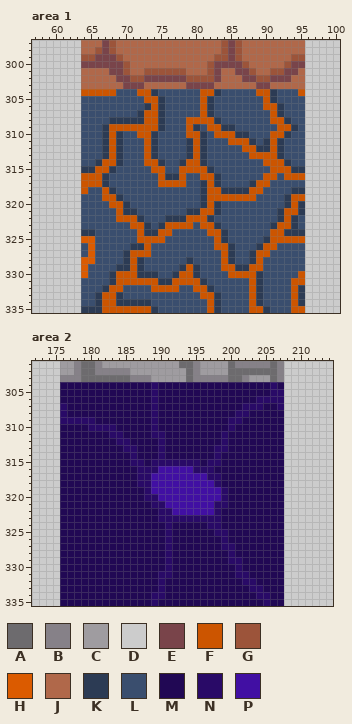
Pixel-art file -- assets/aseprites/ores.aseprite. The picture above is the old version.
320x336 pixels, 1 frame. Colours within 5 levels of each other are drawn and written as one. Shown: area 1: x 57..100, y 297..335; area 2: x 172..214, y 301..335.
Visible layers, top first: "Palett", "BW".
Palette (. is transparent): A #6d6b6e  B #868188  C #9f9ca0  D #cccccc  E #79444a  F #cc5500  G #9c543a  H #db5b00  J #b0684a  K #2c3b54  L #3a4e6e  M #210854  N #290a67  P #410fa3
Pixels before, area 1, first column x 57:
297 DDDDDDDJJJEGJJJJJJJJJJJJJJJGEGJJJJJJJJJDDDDD
298 DDDDDDDJJGEGJJJJJJJJJJJJJJJGEGJJJJJJJJJDDDDD
299 DDDDDDDGGEEEGJJJJJJJJJJJJJGGEGJJJJJJJGGDDDDD
300 DDDDDDDEEEEEEGJJJJJJJJJJJGEEEEGJJJJJGEEDDDDD
301 DDDDDDDJJJJEEGJJGGGGGGJJJGEJJEEGJJGGEEJDDDDD
302 DDDDDDDJJJJJEEGGEEEEEEGGGGEJJJEEGGEEEJJDDDDD
303 DDDDDDDJJJJJJEEEJJJJJJEEEEJJJJJJEEJJJJJDDDDD
304 DDDDDDDFFFFFLLLFFKLLLLLLFFKLLLLLFFKLLLFDDDDD
305 DDDDDDDLLLLLLLLLFFKLLLLLFKLLLLLLLFKLLLLDDDDD
306 DDDDDDDLLLLLLLLLKFKLLLLLFKLLLLLLLFFKLLLDDDDD
307 DDDDDDDLLLLLLLLKFFKLLLLLFKLLLLLLLLFKLLLDDDDD
308 DDDDDDDLLLLKKKKKFFKLLLFFFFKLLLLLLLFFKLLDDDDD
309 DDDDDDDLLLKFFFFFFFKLLLFKLFFKKLLLLLLFFKLDDDDD
310 DDDDDDDLLLKFKLLFFKLLLLFFKLFFFKKLLLFFKLLDDDDD
311 DDDDDDDLLLKFKLLLFKLLLLKFKLLLFFFKLKFKLLLDDDDD
312 DDDDDDDLLLKFKLLLFKLLLLKFKLLLLLFFKKFKLLLDDDDD
313 DDDDDDDLLLKFKLLLFKLLLLKFKLLLLLLFFFFKLLLDDDDD
314 DDDDDDDLLKFFKLLLFFKLLKFFKLLLLLLLLFFFKLLDDDDD
315 DDDDDDDKKFFKLLLLLFFLLFFFFKLLLLLLLLFFFKKDDDDD
316 DDDDDDDFFFKLLLLLLLFKKFLLFFKLLLLLLFFLFFFDDDDD
317 DDDDDDDFFFKLLLLLLLFFFFLLKFKLLLLKFFLLLLLDDDDD
318 DDDDDDDFLLFKLLLLLLLLLLLLKFFKKKKFFLLLLKKDDDDD
319 DDDDDDDLLLFFKLLLLLLLLLLLKFFFFFFFLLLLKFFDDDDD
320 DDDDDDDLLLLFFKLLLLLLLLLLKFKLLLLLLLLLKFKDDDDD
321 DDDDDDDLLLLLFKKLLLLLLLKKFFKLLLLLLLLKFFKDDDDD
322 DDDDDDDLLLLLFFFKLLLKKKFFFKLLLLLLLLLKFKLDDDDD
323 DDDDDDDLLLLLLLFFKLKFFFFLFFKLLLLLLLKFFKLDDDDD
324 DDDDDDDKKLLLLLLFKKFFLLLLLFFKLLLLLLFFKKKDDDDD
325 DDDDDDDHHLLLLLLFFFFLLLLLLLFKLLLLLKFFFFFDDDDD
326 DDDDDDDLHLLLLLKKFLLLLLLLLLFFKLLLKFFLLLLDDDDD
327 DDDDDDDLHLLLLKFFFLLLLLLLLLLFKLLKFFLLLLLDDDDD
328 DDDDDDDHHLLLLKFKLLLLLLKLLLLFKLLKFLLLLLLDDDDD
329 DDDDDDDHLLLLKKFKLLLLLKFKLLLFFKKFFLLLLLLDDDDD
330 DDDDDDDHLLLKFFFKKKLLKFFKLLLLFFFFKLLLLLFDDDDD
331 DDDDDDDLLLLKFFFFFFKKFFFFKLLLLLLFKLLLLFFDDDDD
332 DDDDDDDLLLKFFLLLLFFFFLLFFKLLLLLFKLLLLFKDDDDD
333 DDDDDDDLLKFFKLLLLLLLLLLLFFKLLLLFKLLLLFKDDDDD
334 DDDDDDDLLKFFKKKKKLLLLLLLLFKLLLLFKLLLLFKDDDDD
335 DDDDDDDKKKFFFFFFFKLLLLLLLFKLLLLFFKLLLFFDDDDD
Pixels before, area 2, first column x 172:
301 DDDDCCBAABCCCCCCCCCCCAABCCCCABBBBBABDDDDDDD
302 DDDDCCBAABBBBBCCCCCCCCABCCCCAAAAAAABDDDDDDD
303 DDDDBBBAAAAAAABBBCCCCCABBBBBAABCCCABDDDDDDD
304 DDDDMMMMMMMMMMMMMNMMMMMMMMMMMMMMMMNMDDDDDDD
305 DDDDMMMMMMMMMMMMMNMMMMMMMMMMMMMMMMNNDDDDDDD
306 DDDDMMMMMMMMMMMMMNMMMMMMMMMMMMMMNNNNDDDDDDD
307 DDDDNMMMMMMMMMMMMNMMMMMMMMMMMMNNNMMNDDDDDDD
308 DDDDNMMMMMMMMMMMMNMMMMMMMMMMMNNMMMMMDDDDDDD
309 DDDDNNNNNMMMMMMMMNMMMMMMMMMMNNMMMMMMDDDDDDD
310 DDDDMMMMNNNNMMMMMNMMMMMMMMMMNMMMMMMMDDDDDDD
311 DDDDMMMMMMMNNMMMMNNMMMMMMMMNMMMMMMMMDDDDDDD
312 DDDDMMMMMMMMNNMMMMNMMMMMMMMNMMMMMMMMDDDDDDD
313 DDDDMMMMMMMMMNNMMMNMMMMMMMNNMMMMMMMMDDDDDDD
314 DDDDMMMMMMMMMMNMMMNMMMMMMMNMMMMMMMMMDDDDDDD
315 DDDDMMMMMMMMMMNNMNNNNNNNMNNMMMMMMMMMDDDDDDD
316 DDDDMMMMMMMMMMMNNNPPPPPNNNMMMMMMMMMMDDDDDDD
317 DDDDMMMMMMMMMMMNNPPPPPPPPNNMMMMMMMMMDDDDDDD
318 DDDDMMMMMMMMMMMNNPPPPPPPPPNMMMMMMMMMDDDDDDD
319 DDDDMMMMMMMMMMMMNPPPPPPPPPPNMMMMMMMMDDDDDDD
320 DDDDMMMMMMMMMMMMNNPPPPPPPPPNMMMMMMMMDDDDDDD
321 DDDDMMMMMMMMMMMMMNNPPPPPPPNNMMMMMMMMDDDDDDD
322 DDDDMMMMMMMMMMMMMMNNPPPPPPNMMMMMMMMMDDDDDDD
323 DDDDMMMMMMMMMMMMMMNNNNNNNNNMMMMMMMMMDDDDDDD
324 DDDDMMMMMMMMMMMMMMMNMMMMMNNMMMMMMMMMDDDDDDD
325 DDDDMMMMMMMMMMMMMMMNMMMMMMNNMMMMMMMMDDDDDDD
326 DDDDMMMMMMMMMMMMMMMNMMMMMMMNMMMMMMMMDDDDDDD
327 DDDDMMMMMMMMMMMMMMMNMMMMMMMNNMMMMMMMDDDDDDD
328 DDDDMMMMMMMMMMMMMMMNMMMMMMMMNMMMMMMMDDDDDDD
329 DDDDMMMMMMMMMMMMMMMNMMMMMMMMNNMMMMMMDDDDDDD
330 DDDDMMMMMMMMMMMMMMMNMMMMMMMMMNMMMMMMDDDDDDD
331 DDDDMMMMMMMMMMMMMMNNMMMMMMMMMNNMMMMMDDDDDDD
332 DDDDMMMMMMMMMMMMMMNMMMMMMMMMMMNNMMMMDDDDDDD
333 DDDDMMMMMMMMMMMMMMNMMMMMMMMMMMMNNMMMDDDDDDD
334 DDDDMMMMMMMMMMMMMNNMMMMMMMMMMMMMNNMMDDDDDDD
335 DDDDMMMMMMMMMMMMMNMMMMMMMMMMMMMMMNMMDDDDDDD
New version:
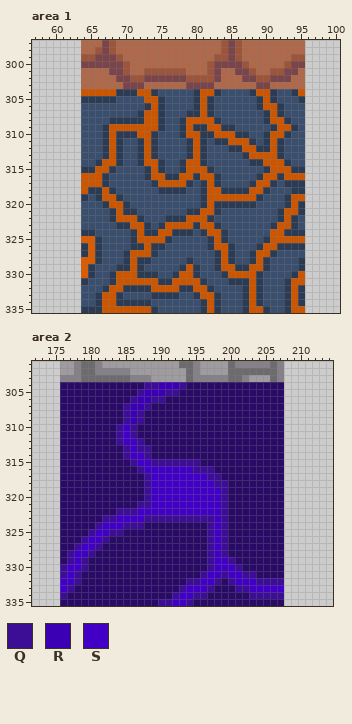
Colours new in this view: Q #3b0e95  R #3b00b3  S #4200c7
The commit says: Changed ores to blocks and general improvements
What changed:
Changed rows in their new state; - is an unchanged pixel.
Area 1, layer "Palett":
first column x 64:
304 -----KKK--------K-------K-----K-
305 KKKKK-----------K--------K-----K
306 ----------------K--------K------
307 ---------------KK---------K-----
308 --------------K-----------K-----
309 --------------K--K---------K----
310 ------KK------K---K-------K-----
311 --------K----------KK-----------
312 --------K------------KK---------
313 --------K--------------K--------
314 --------K---------------KK------
315 ---------K-K--K-----------K-----
316 ---------KF----FK--------K--K---
317 ----------K----K-----------K-KKK
318 -KK--------KKKK-----------K-----
319 K-K----------------------K------
320 ---K----------------KKKKK-------
321 ----K---------------------------
322 ----K---------------------------
323 -----KK---------K---------------
324 -------K-----KKK-K--------------
325 --K----K----K-----K-------------
326 K-K-------KK------K---------KKKK
327 K-K-------K--------K-------K----
328 --K------K---------K------K----K
329 -K-----------------K------K----K
330 -K------------------K---------K-
331 K--------------------KKK-----K--
332 ------KKKK----KK-------K-----K--
333 ----------KKKK--K------K-----K--
334 -----------------K-----K-----K--
335 -----------------K-----K-----K--
Area 2, layer "Palett":
first column x 176:
304 NNNNNNNNNNNNQQRRRQNNNNNNNNNNNN-N
305 NNNNNNNNNNNQRRRQQNNNNNNNNNNNNN--
306 NNNNNNNNNNQRRQQNNNNNNNNNNNNN----
307 -NNNNNNNNQRRQ-NNNNNNNNNNNN---NN-
308 -NNNNNNNNQRQN-NNNNNNNNNNN--NNNNN
309 -----NNNNQRQN-NNNNNNNNNN--NNNNNN
310 NNNN----QSQNN-NNNNNNNNNN-NNNNNNN
311 NNNNNNN-QSQNN--NNNNNNNN-NNNNNNNN
312 NNNNNNNNQSSQNN-NNNNNNNN-NNNNNNNN
313 NNNNNNNNNQSQQN-NNNNNNN--NNNNNNNN
314 NNNNNNNNNQSSQN-NNNNNNN-NNNNNNNNN
315 NNNNNNNNNNQSSQQQQQQQN--NNNNNNNNN
316 NNNNNNNNNNNQSSSSSSSQQQNNNNNNNNNN
317 NNNNNNNNNNN-QSSSSSSSSQQNNNNNNNNN
318 NNNNNNNNNNN-QSSSSSSSSSQQNNNNNNNN
319 NNNNNNNNNNNNQSSSSSSSSSSQNNNNNNNN
320 NNNNNNNNNNNNQSSSSSSSSSSQNNNNNNNN
321 NNNNNNNNNNNQQSSSSSSSSSSQNNNNNNNN
322 NNNNNNNNQQQSSSSSSSSSSSSQNNNNNNNN
323 NNNNNNQQSSSSQQQQQQQQQQSQNNNNNNNN
324 NNNNNQSSSQQQNNN-NNNNNQSQNNNNNNNN
325 NNNNQSSQQNNNNNN-NNNNNQSQNNNNNNNN
326 NNNQSSQNNNNNNNN-NNNNNQSQNNNNNNNN
327 NNQSSQNNNNNNNNN-NNNNNQSQ-NNNNNNN
328 NQSSQNNNNNNNNNN-NNNNNQSQ-NNNNNNN
329 NQSQNNNNNNNNNNN-NNNNNQSSQ-NNNNNN
330 QSSQNNNNNNNNNNN-NNNNNQSSSQNNNNNN
331 QSQNNNNNNNNNNN--NNNNQSSQSSQQNNNN
332 SSQNNNNNNNNNNN-NNNQQSSQNQSSSQQQQ
333 SQNNNNNNNNNNNN-NNQSSSQNNNQQSSSSS
334 QNNNNNNNNNNNN--NQSSQQNNNNNNQQQQQ
335 NNNNNNNNNNNNN-QQSSQNNNNNNNNNN-NN
